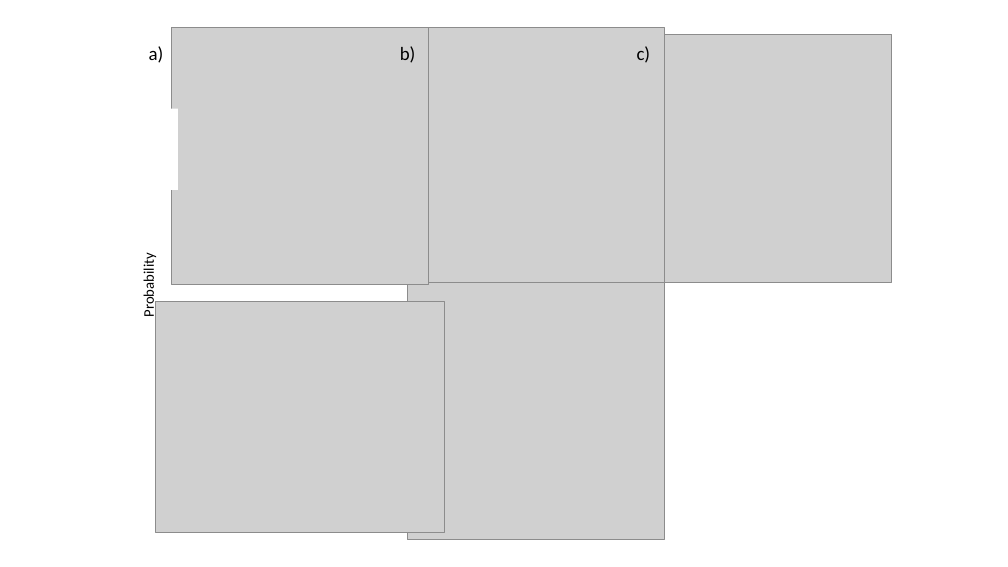
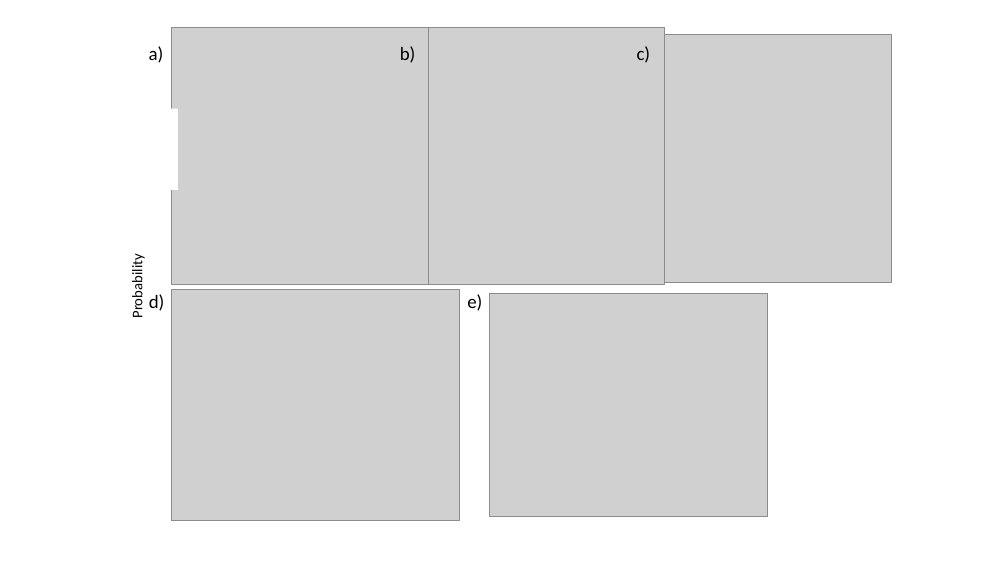
Before and after one commit to ksirving/flow_eco_mech, a slide deck: slide 2 of figures/Final_curves/all_curves_figure/all_prob_curves_figure.pptx. Drawn at 1008x567 pixels with LibreOffice and Linux fonts; fonts in the diff are those of the drawing; grey boxes stand for pictures. Boxes give left, top, right and bottom in pixels: in the first picture for what was removed or moved away, otherwise in the second. Text is boxed around its words. In the diff, an @@ line names an element or a change of style, - is before the commit and + after.

```diff
--- a/figures/Final_curves/all_curves_figure/all_prob_curves_figure.pptx
+++ b/figures/Final_curves/all_curves_figure/all_prob_curves_figure.pptx
@@ text "Probability": place and size @@
-text "Probability" at [140,259,158,316]
+text "Probability" at [128,260,146,317]
@@ text "d)" rewrapped from [159,300,175,323] to [149,294,165,311] @@
@@ picture: place and size @@
-picture at [156,302,444,532]
+picture at [172,290,460,520]
@@ picture removed at [408,283,665,540] @@
@@ text "e)" rewrapped from [400,301,415,302] to [467,294,482,311] @@
@@ picture added at [489,293,768,516] @@
@@ rectangle added at [163,368,180,450], fill #FFFFFF @@
```
Also in this commit, not shown: 15 other files.
